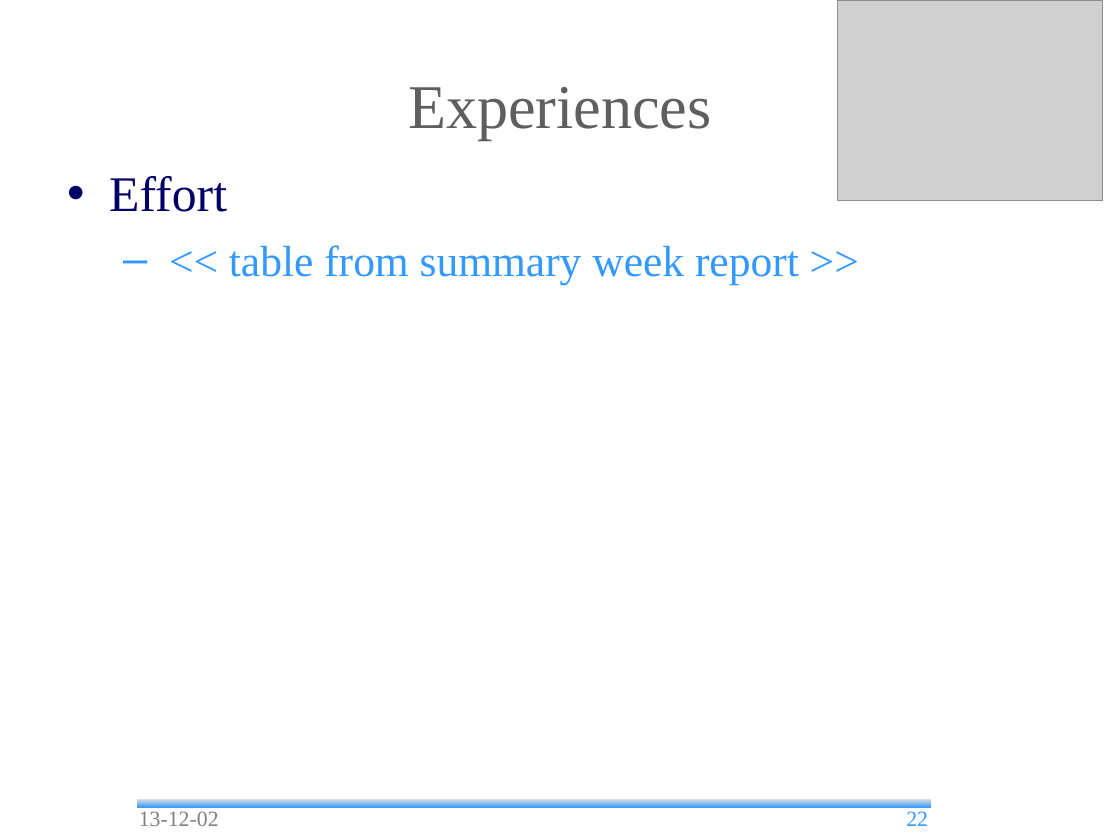
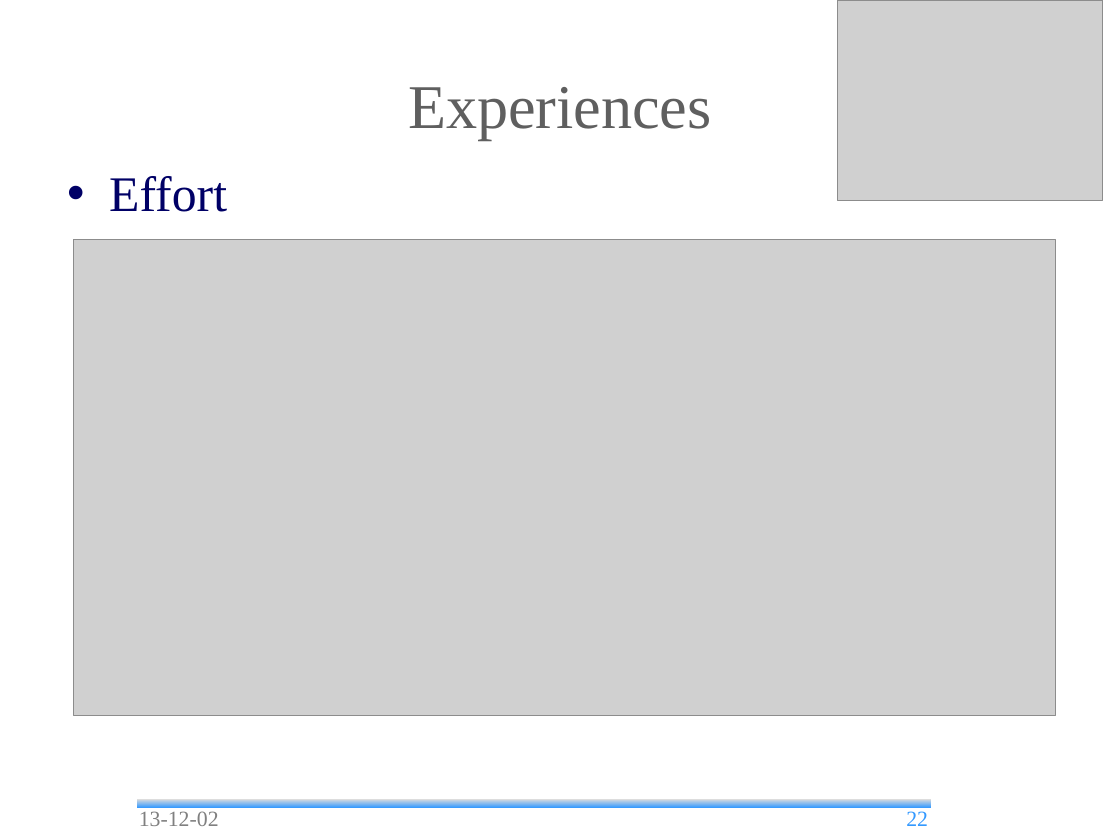
Before and after one commit to andrea-bottoli/DSD, a slide deck: slide 22 of Documentation/Presentations/Status_Report_2.odp. Drawn at 1120x840 pixels with LibreOffice and Linux fonts; fonts in the diff are those of the drawing; grey boxes stand for pictures; background and template pictures are left out. Boxes give left, top, right and bottom in pixels: in the first picture for what was removed or moved away, otherwise in the second. Text is boxed around its words. In the diff, an @@ line names an element or a change of style, - is before the commit and + after.

Commit message:
Status Report 2 v 1.1

```diff
--- a/Documentation/Presentations/Status_Report_2.odp
+++ b/Documentation/Presentations/Status_Report_2.odp
@@ picture added at [74, 240, 1056, 716] @@
@@ text at [229, 245, 799, 284]: paragraph removed @@
-  – << table from summary week report >>
```
Also in this commit, not shown: 1 other file.
